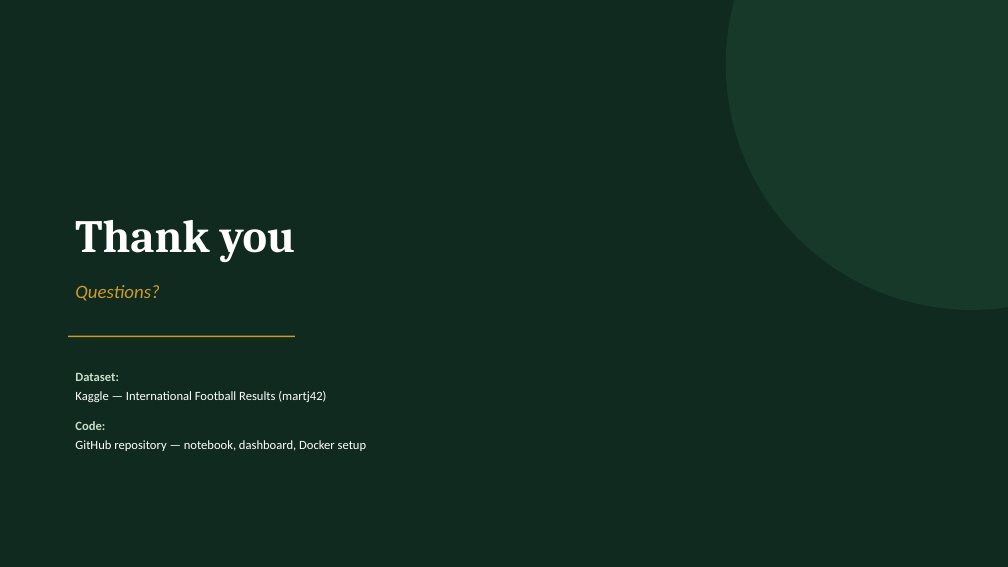
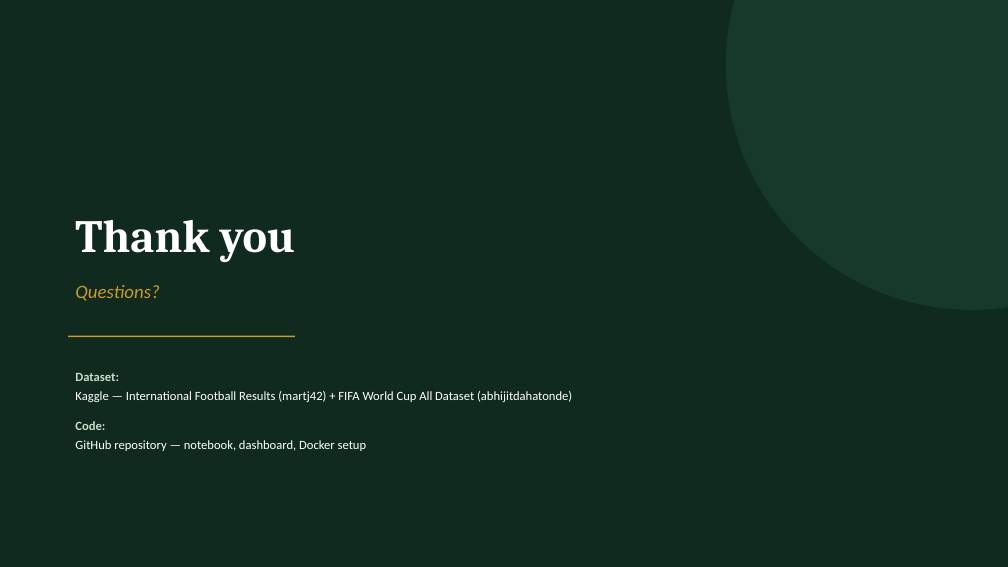
Before and after one commit to LEEWXIN/world-cup-outcome-prediction, a slide deck: slide 17 of presentation/World_Cup_Presentation.pptx. Drawn at 1008x567 pixels with LibreOffice and Linux fonts; fonts in the diff are those of the drawing. Boxes give left, top, right and bottom in pixels: in the first picture for what was removed or moved away, otherwise in the second. Text is boxed around its words. In the diff, an @@ line names an element or a change of style, - is before the commit and + after.

```diff
--- a/presentation/World_Cup_Presentation.pptx
+++ b/presentation/World_Cup_Presentation.pptx
@@ text at (75, 391, 572, 402): text changed @@
-Kaggle — International Football Results (martj42)
+Kaggle — International Football Results (martj42) + FIFA World Cup All Dataset (abhijitdahatonde)
```
Also in this commit, not shown: 1 other slide changed, 7 other files.
